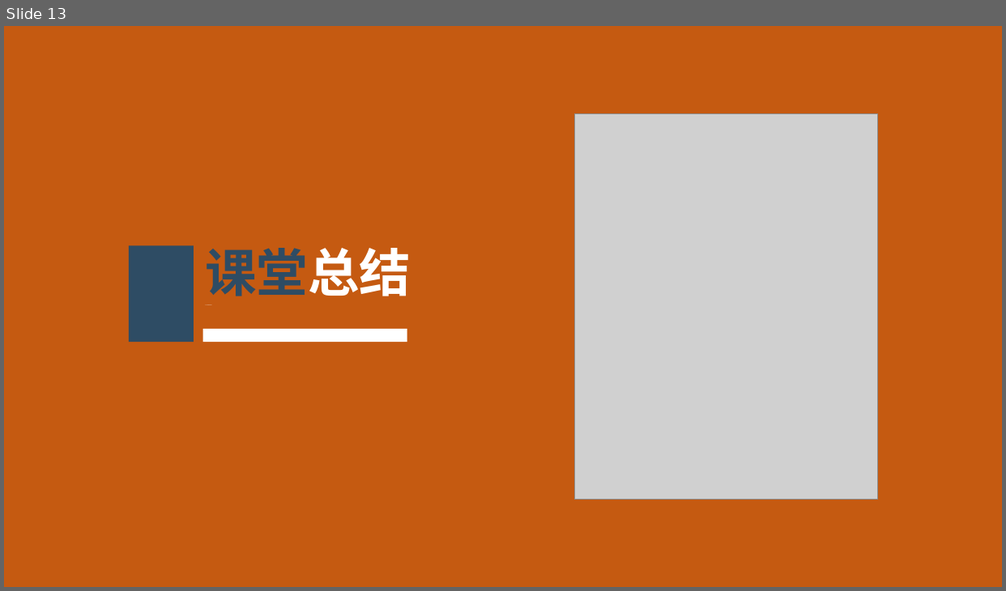
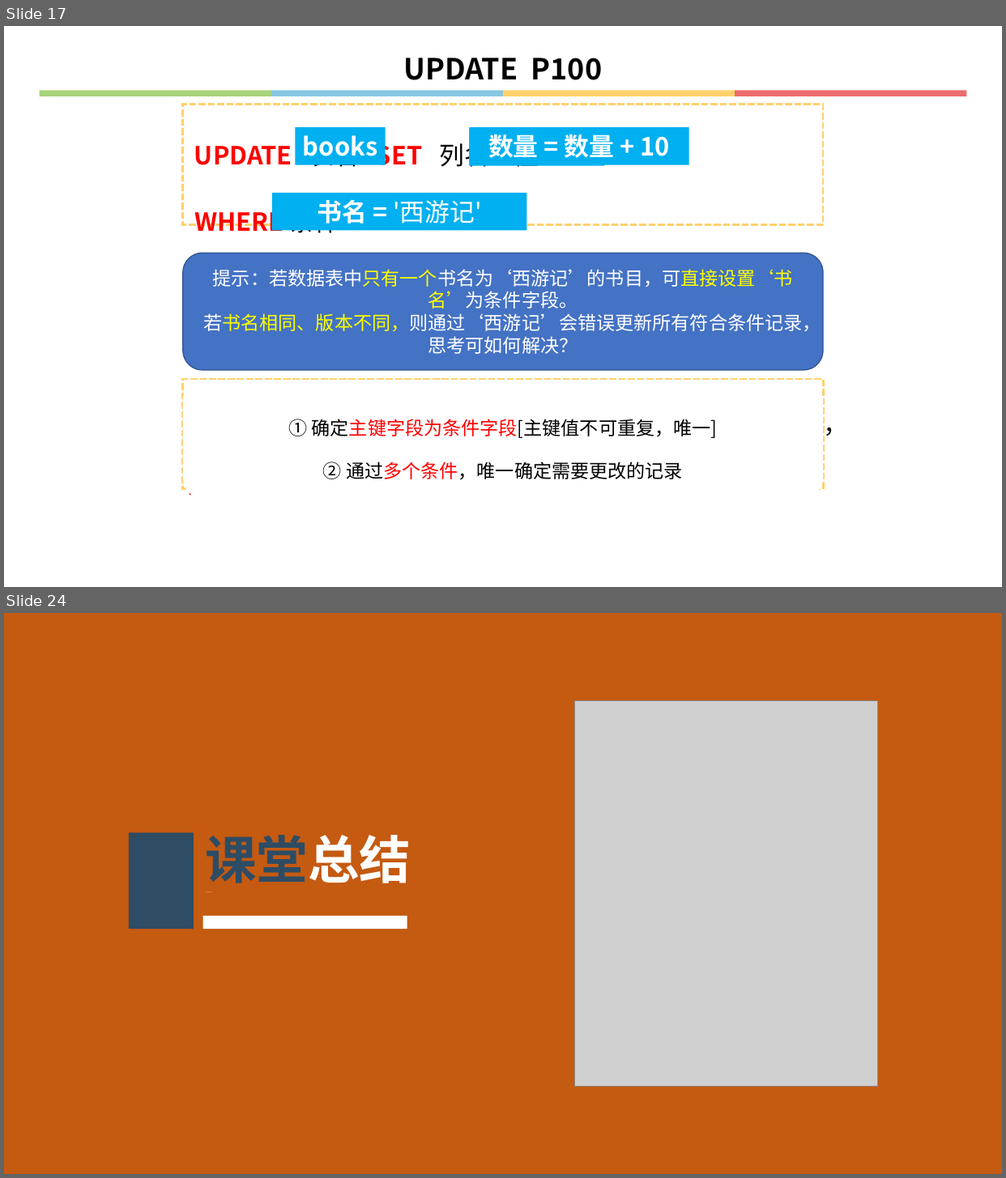
Before and after one commit to hongm32/2020design, a slide deck: 【第40课】信息系统的数据处理/【第40课】信息系统的数据处理.pptx. Shown one above the other, each under a label of ours: slide 13 before the commit, slides 17 and 24 after it; the slides between them are not shown. The pictures are 1006x591 and 1006x1178 pixels, drawn with LibreOffice and Linux fonts; fonts in the diff are those of the drawing; grey boxes stand for pictures. Boxes give left, top, right and bottom in pixels: in the first picture for what was removed or moved away, otherwise in the second. Text is boxed around its words. In the diff, an @@ line names an element or a change of style, - is before the commit and + after.

Commit message:
更新《【第42课】信息系统从无到有》相关资源

```diff
--- a/【第40课】信息系统的数据处理/【第40课】信息系统的数据处理.pptx
+++ b/【第40课】信息系统的数据处理/【第40课】信息系统的数据处理.pptx
@@ slide 17 added at (x1=4, y1=26, x2=1002, y2=587), background #FFFFFF @@
@@ text added at (x1=404, y1=58, x2=602, y2=80), 28 pt, text #000000, bold @@
+UPDATE P100
@@ group added at (x1=39, y1=90, x2=967, y2=96): 4 rectangles @@
@@ rectangle added at (x1=183, y1=105, x2=823, y2=225), outline #FED16C 2.25 pt dashed, 24 pt, text #FF0000, bold @@
+UPDATE 表名 SET 列名 = 值
+WHERE 条件
@@ rectangle added at (x1=296, y1=128, x2=385, y2=165), fill #00B0F0, 24 pt, text #FFFFFF, bold @@
+books
@@ rectangle added at (x1=470, y1=129, x2=605, y2=166), fill #00B0F0, 24 pt, text #FFFFFF, bold @@
+数量 = 19
@@ rectangle added at (x1=470, y1=128, x2=690, y2=165), fill #00B0F0, 24 pt, text #FFFFFF, bold @@
+数量 = 数量 + 10
@@ rectangle added at (x1=272, y1=193, x2=526, y2=230), fill #00B0F0, 24 pt, text #FFFFFF @@
+书名 = '西游记'
@@ rounded rectangle added at (x1=183, y1=253, x2=823, y2=370), fill #4472C4, outline #325491 1 pt, 18 pt, text #FFFFFF @@
+提示：若数据表中只有一个书名为‘西游记’的书目，可直接设置‘书名’为条件字段。
+若书名相同、版本不同，则通过‘西游记’会错误更新所有符合条件记录，思考可如何解决？
@@ rectangle added at (x1=183, y1=379, x2=823, y2=489), outline #FED16C 2.25 pt dashed, 24 pt, text #0D0D0D @@
+[实例②]：更新图书表(books)中书名为“西游记”的书目，数量新增10本(原数量为9)，更新语句为？
@@ rounded rectangle added at (x1=183, y1=381, x2=823, y2=497), fill #FFFFFF, 18 pt, text #000000 @@
+① 确定主键字段为条件字段[主键值不可重复，唯一]
+② 通过多个条件，唯一确定需要更改的记录
@@ what was slide 13 is now slide 24 @@
```
Also in this commit, not shown: 11 other slides added, 4 other files.
